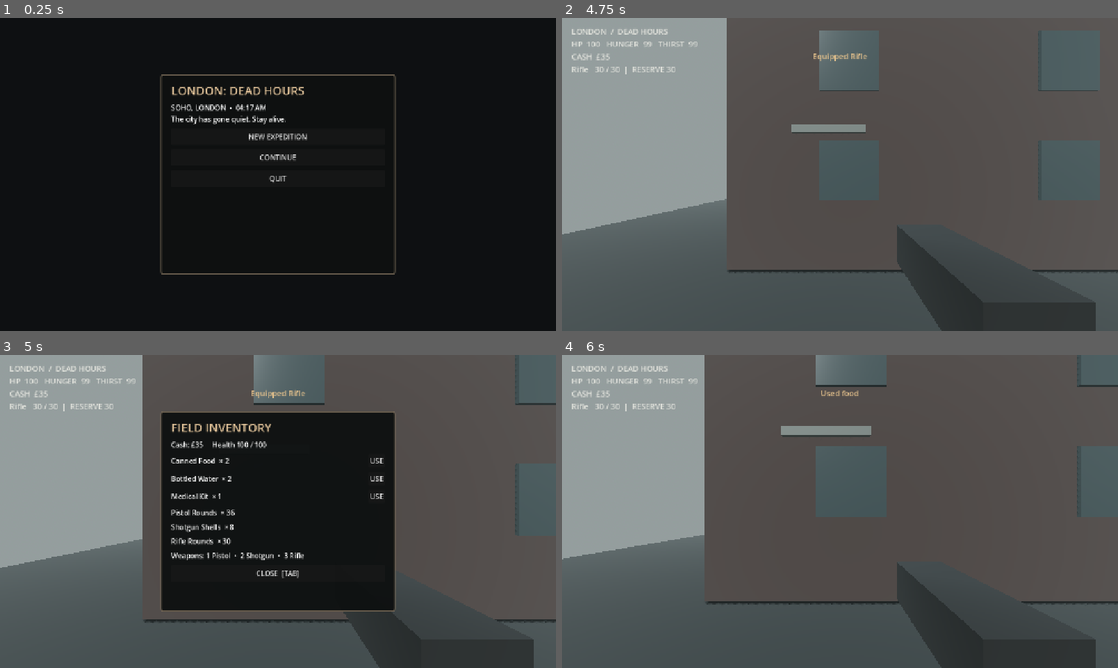
Above: before the commit, frames 1-4 (two rows, left to right).
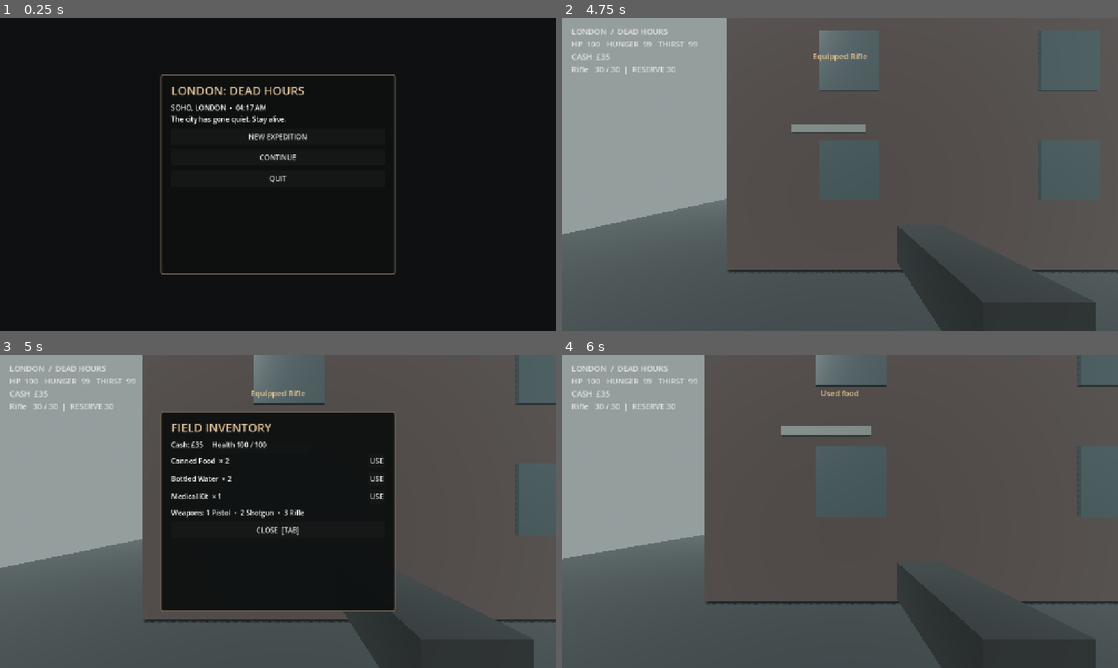
Above: after the commit, the same moments.

Repository: mrbedgrief-ship-it/london-dead-hours
Game: Godot game, scene res://scenes/main.tscn
Two runs of this game, one before a commit and one after it. Both use one fixed random seed, a clock stepped at 60 frames per second and the inputs below.
Inputs (mouse positions are in pixels of both pictures, inside the frame that each line leads up to):
- Up to frame 1 (0.25 s): no input
- Up to frame 2 (4.75 s): click "NEW EXPEDITION" at 0.5 s; tap Enter at 1.25 s; move the mouse to (867, 174) at 1.27 s; hold E (interact) 1.28-2.03 s; hold W (move_forward) from 1.28 s (still down); click (867, 174) at 1.42 s; tap Space (jump) at 1.52, 2.27, 3.5, 3.77, 4.52 s; move the mouse to (812, 174) at 2.02 s; tap Shift (sprint) at 2.1 s; move the mouse to (851, 168) at 2.77 s; tap 1 at 2.85 s; move the mouse to (834, 180) at 3.52 s; tap 2 at 3.6 s; click (834, 180) at 3.67 s; move the mouse to (878, 177) at 4.27 s; tap 3 at 4.35 s
- Up to frame 3 (5 s): keep holding W (move_forward); tap Backspace (inventory) at 4.9 s
- Up to frame 4 (6 s): move the mouse to (673, 464) at 5.02 s; release W (move_forward) at 5.03 s; hold A (move_left) 5.03-5.75 s; tap E (interact) at 5.1 s; tap Space (jump) at 5.27 s; click "USE" at 5.75 s

Frames 1-2 are identical in both runs. In frame 3, 1.0% of the frame differs, in the area x 30-55%, y 49-72%; in frame 4, nothing differs.

Commit message:
Keep ammunition only in weapon reserve pools

Diff:
--- a/scripts/player.gd
+++ b/scripts/player.gd
@@ -9,7 +9,7 @@
 var hunger := 100.0
 var thirst := 100.0
 var money := 35
-var inventory: Dictionary = {"food": 2, "water": 2, "medkit": 1, "scrap": 0, "pistol_ammo": 36, "shells": 8, "rifle_ammo": 30}
+var inventory: Dictionary = {"food": 2, "water": 2, "medkit": 1, "scrap": 0}
 var weapon := "Pistol"
 var ammo := {"Pistol": 12, "Shotgun": 6, "Rifle": 30}
 var reserve := {"Pistol": 36, "Shotgun": 8, "Rifle": 30}
